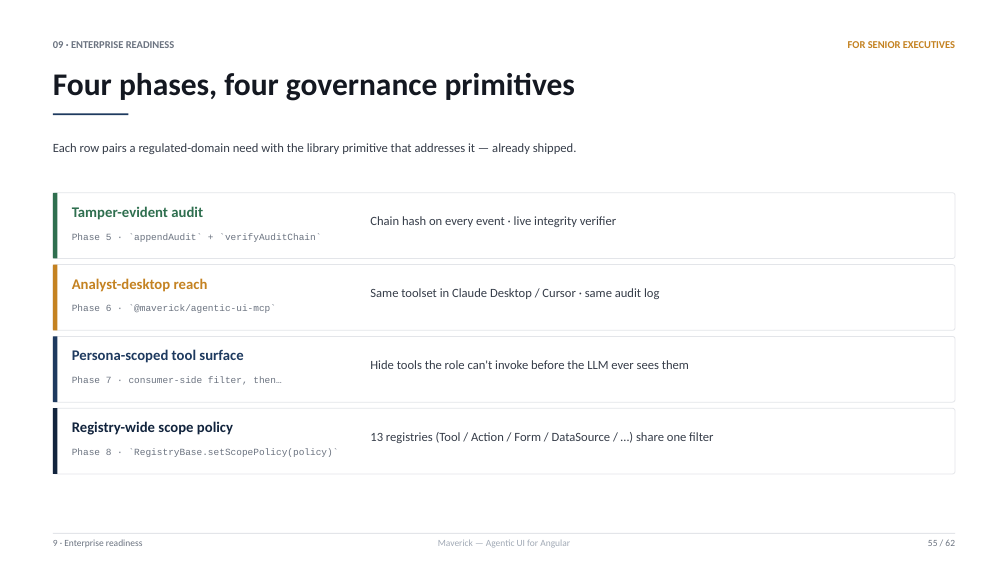
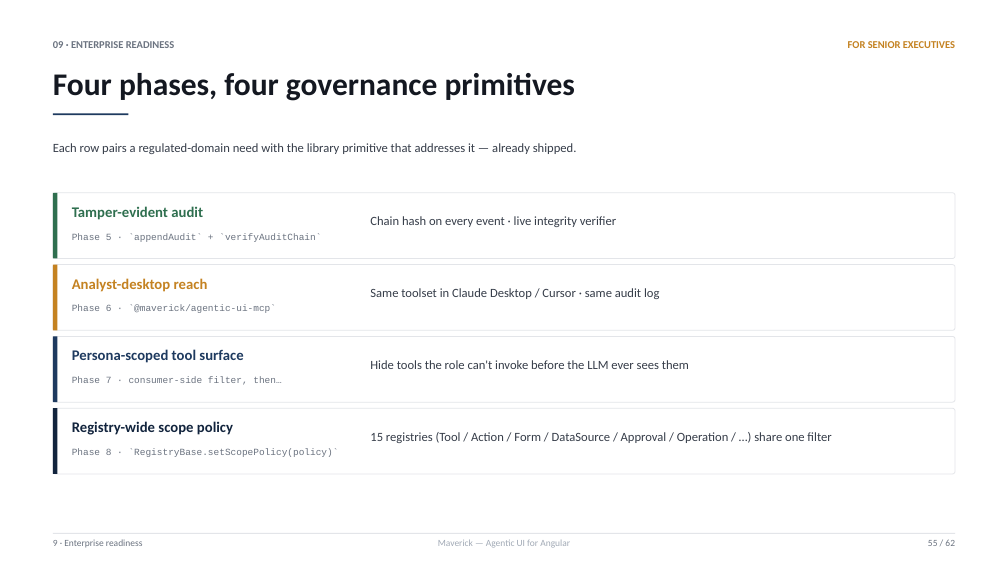
Before and after one commit to sahassakhare/agentic-ui, a slide deck: slide 55 of docs/decks/agentic-ui-overview.pptx. Drawn at 1008x567 pixels with LibreOffice and Linux fonts; fonts in the diff are those of the drawing. Boxes give left, top, right and bottom in pixels: in the first picture for what was removed or moved away, otherwise in the second. Text is boxed around its words. In the diff, an @@ line names an element or a change of style, - is before the commit and + after.

```diff
--- a/docs/decks/agentic-ui-overview.pptx
+++ b/docs/decks/agentic-ui-overview.pptx
@@ text at box(370, 432, 831, 443): text changed @@
-13 registries (Tool / Action / Form / DataSource / …) share one filter
+15 registries (Tool / Action / Form / DataSource / Approval / Operation / …) share one filter
```
Also in this commit, not shown: 11 other slides changed, 16 other files.
